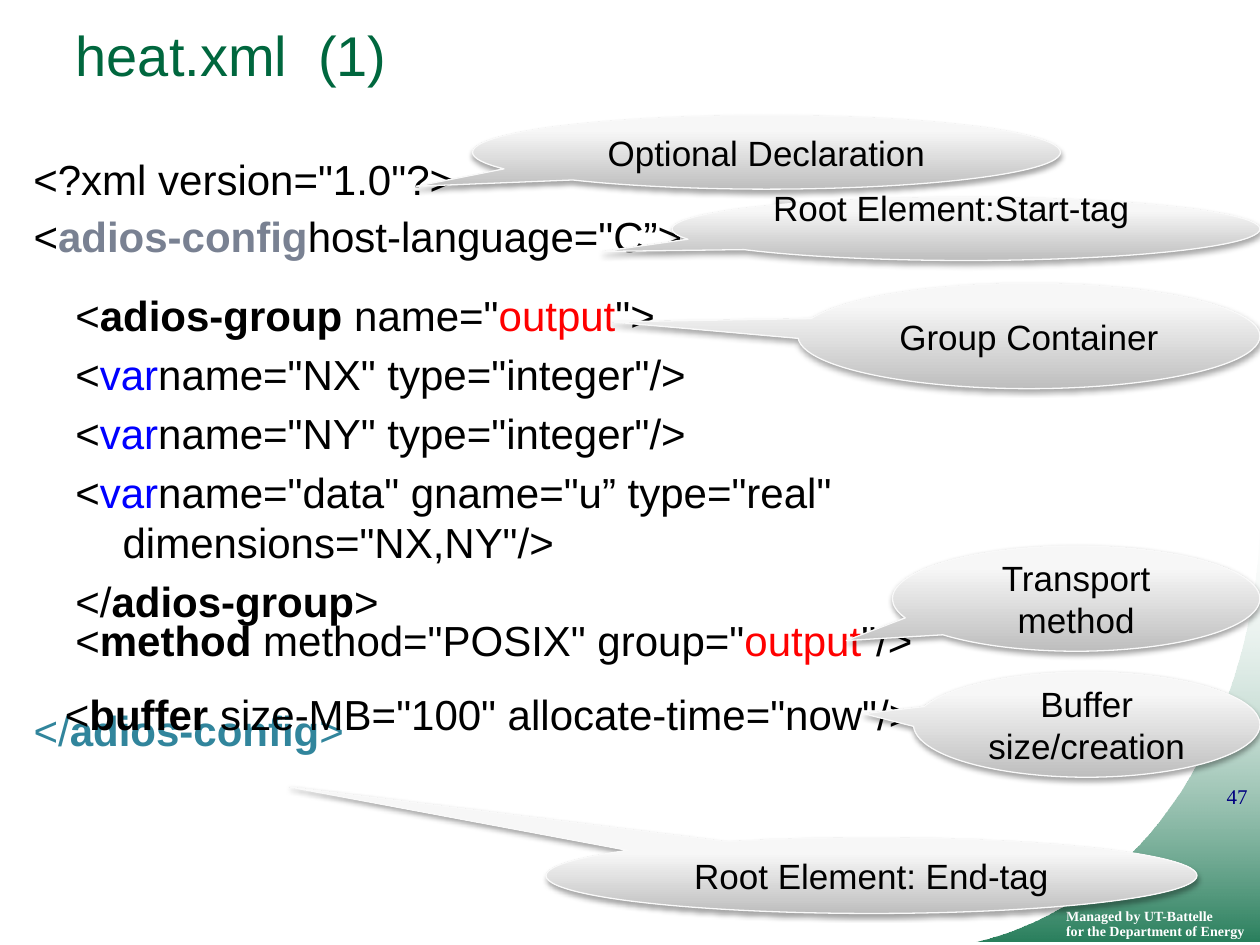
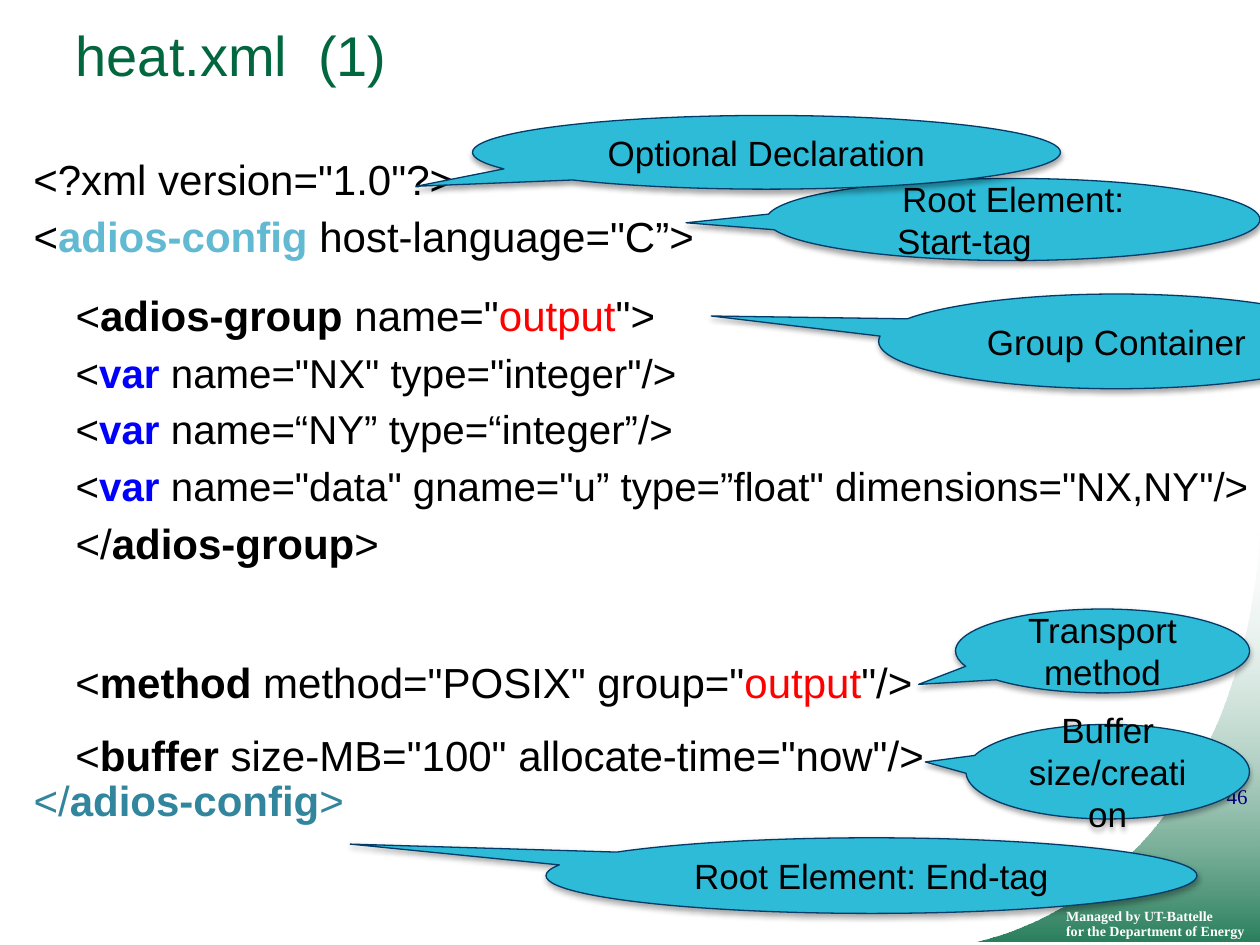
Before and after one commit to ornladios/ADIOS, a slide deck: slide 46 of tutorial/adios_api_scidac_tutorial.pptx (slide 47 before the commit). Drawn at 1260x945 pixels with LibreOffice and Linux fonts; fonts in the diff are those of the drawing; background and template pictures are left out. Boxes give left, top, right and bottom in pixels: in the first picture for what was removed or moved away, otherwise in the second. Text is boxed around its words. In the diff, an @@ line names an element or a change of style, - is before the commit and + after.

```diff
--- a/tutorial/adios_api_scidac_tutorial.pptx
+++ b/tutorial/adios_api_scidac_tutorial.pptx
@@ fill gradient #BEBEBE to #F7F7F7 to #F8F8F8 to #2EBBD7; outline #F9F9F9 0.75 pt to #003C6A 0.75 pt; proportions changed in 3 elements at (546,838,1197,914), (878,294,1260,388), (766,179,1260,261) @@
@@ speech bubble "Root Element:": place and size @@
-speech bubble "Root Element:" at (672,198,1260,261)
+speech bubble "Root Element:" at (766,179,1260,261)
@@ text in speech bubble at (897,184,1124,261): text changed @@
-Root Element:Start-tag
+Root Element:
+Start-tag
@@ text at (34,221,693,261): spaces changed @@
-<adios-confighost-language="C”>
+<adios-config host-language="C”>
@@ speech bubble "Group Container": place and size @@
-speech bubble "Group Container" at (798,284,1260,389)
+speech bubble "Group Container" at (878,294,1260,388)
@@ text at (76,359,1248,509): text changed; size 24 to 23 pt @@
-<varname="NX" type="integer"/>
-<varname="NY" type="integer"/>
-<varname="data" gname="u” type="real" dimensions="NX,NY"/>
+<var name="NX" type="integer"/>
+<var name=“NY” type=“integer”/>
+<var name="data" gname="u” type=”float" dimensions="NX,NY"/>
@@ fill gradient #BEBEBE to #F7F7F7 to #F8F8F8 to #2EBBD7; outline #F9F9F9 0.75 pt to #003C6A 0.75 pt in 3 elements at (472,116,1061,189), (966,724,1250,819), (955,609,1249,693) @@
@@ speech bubble "Transport method": place and size @@
-speech bubble "Transport method" at (892,546,1260,651)
+speech bubble "Transport method" at (955,609,1249,693)
@@ text "<method method="POSIX" group="output"/>": place and size @@
-text "<method method="POSIX" group="output"/>" at (75,623,912,665)
+text "<method method="POSIX" group="output"/>" at (75,667,912,706)
@@ speech bubble "Buffer size/creation": place and size @@
-speech bubble "Buffer size/creation" at (914,672,1260,777)
+speech bubble "Buffer size/creation" at (966,724,1250,819)
@@ text "<buffer size-MB="100" allocate-time="now"/>" rewrapped from (65,699,914,738) to (75,740,924,772) @@
@@ page number at (1227,787,1248,804): text changed @@
-47
+46
```
Also in this commit, not shown: 28 other slides changed, 17 slides added, 5 slides removed.
